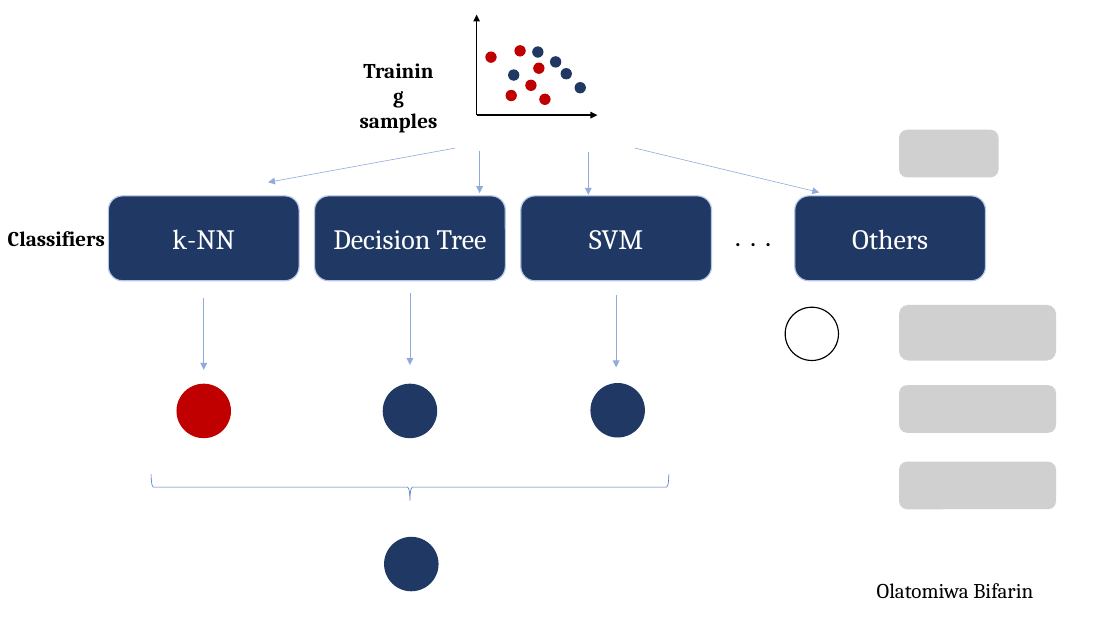
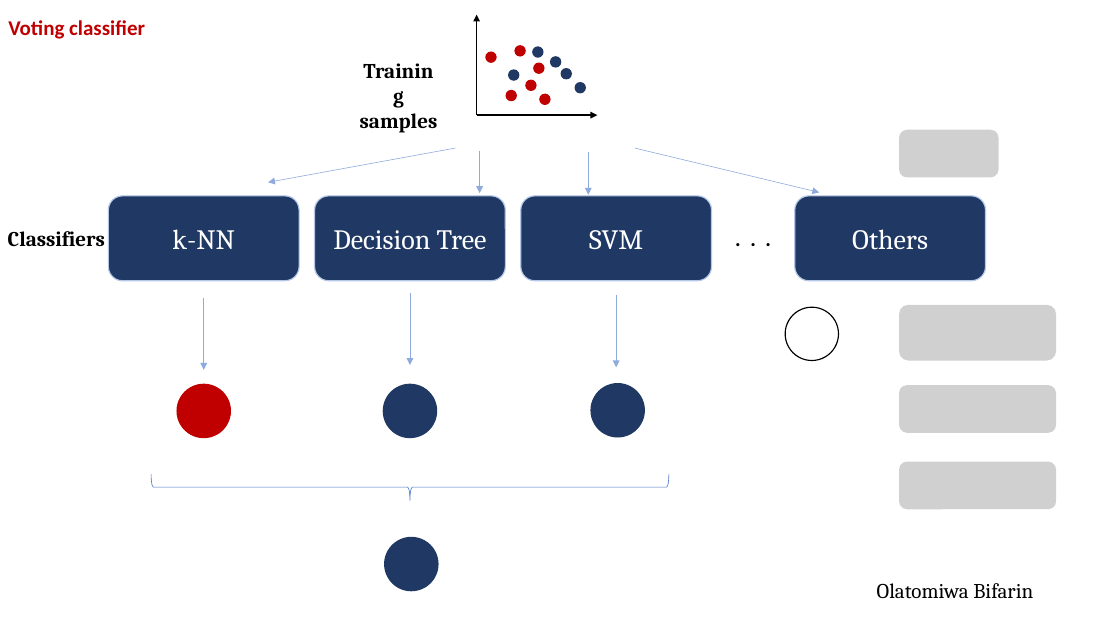
Before and after one commit to obifarin/machine-learning.ainotes, a slide deck: slide 11 of datasets/random_forest/illustrations.pptx (slide 4 before the commit). Drawn at 1120x630 pixels with LibreOffice and Linux fonts; fonts in the diff are those of the drawing; grey boxes stand for pictures. Boxes give left, top, right and bottom in pixels: in the first picture for what was removed or moved away, otherwise in the second. Text is boxed around its words. In the diff, an @@ line names an element or a change of style, - is before the commit and + after.

```diff
--- a/datasets/random_forest/illustrations.pptx
+++ b/datasets/random_forest/illustrations.pptx
@@ text added at (x1=8, y1=20, x2=145, y2=39), 18 pt, text #C00000, bold @@
+Voting classifier
```
Also in this commit, not shown: 8 other slides changed, 3 slides added, 1 slide removed, 2 other files.
